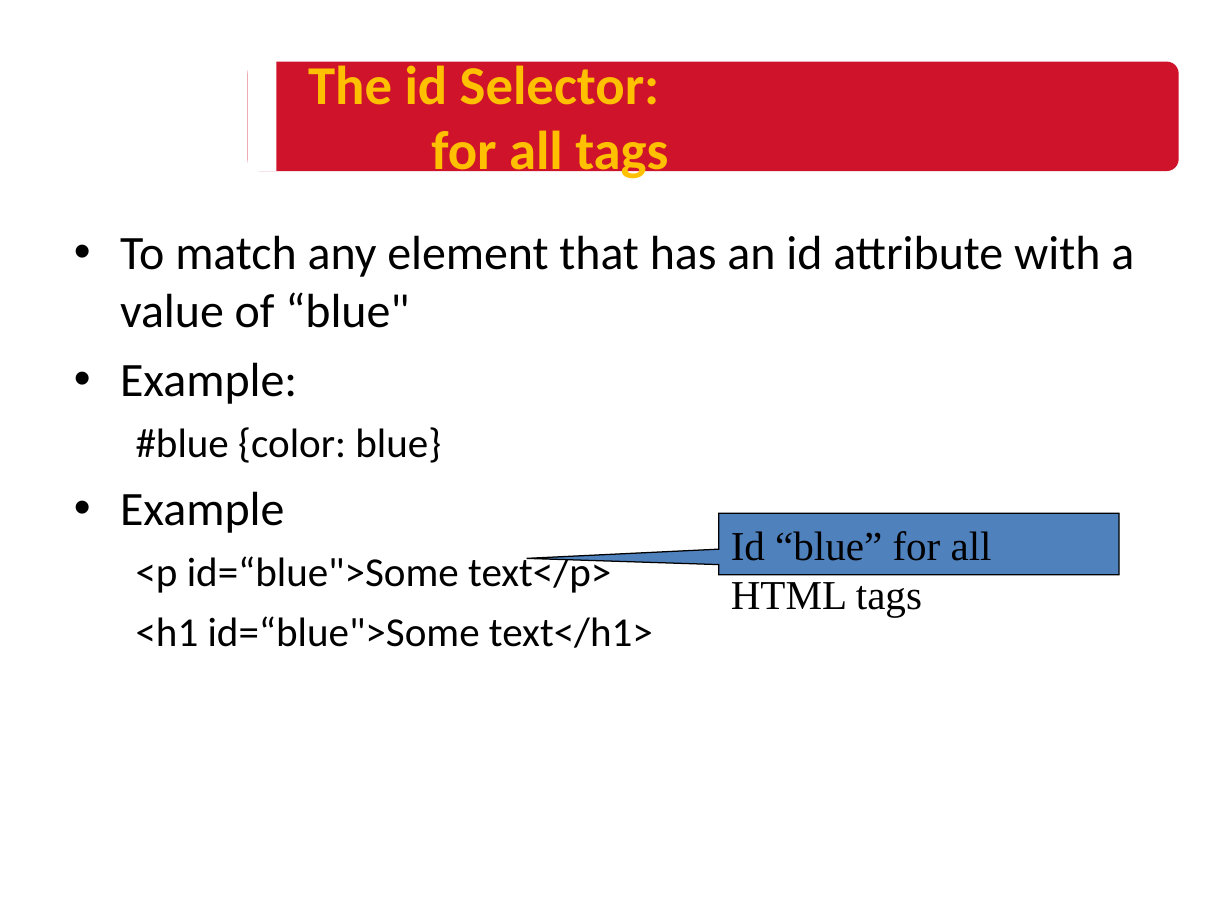
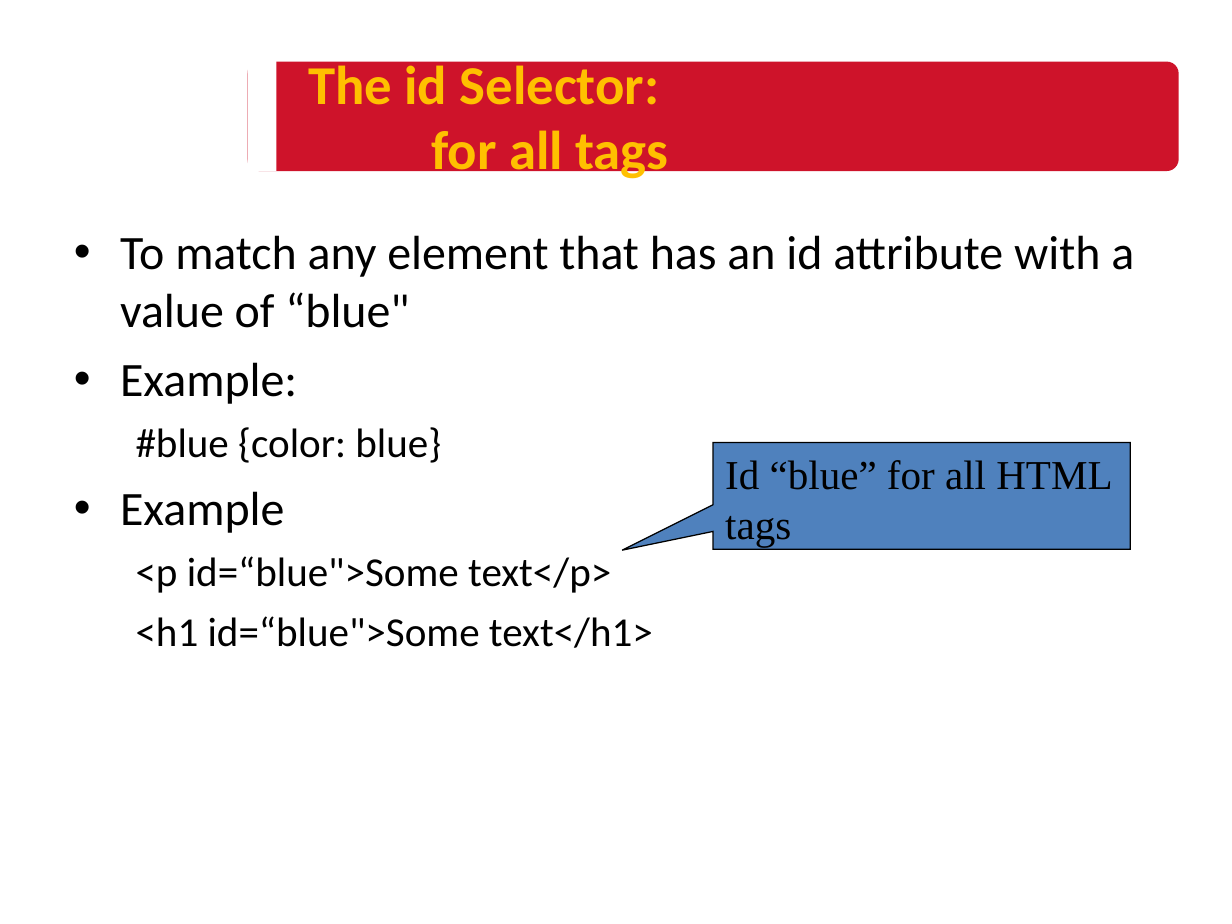
Before and after one commit to HUANGXUANKUN/Personal-Blog, a slide deck: slide 20 of NUS WPA - Copy/Lesson3/lesson3 Slide.ppt. Drawn at 1232x924 pixels with LibreOffice and Linux fonts; fonts in the diff are those of the drawing; background and template pictures are left out. Boxes give left, top, right and bottom in pixels: in the first picture for what was removed or moved away, otherwise in the second. Text is boxed around its words. In the diff, an @@ line names an element or a change of style, - is before the commit and + after.

```diff
--- a/NUS WPA - Copy/Lesson3/lesson3 Slide.ppt
+++ b/NUS WPA - Copy/Lesson3/lesson3 Slide.ppt
@@ speech box "Id “blue” for all HTML ..." resized from (x1=718, y1=514, x2=1119, y2=575) to (x1=713, y1=442, x2=1131, y2=549) @@
@@ speech box "Id “blue” for all HTML ..." at (x1=713, y1=442, x2=1131, y2=549): proportions changed @@
```
Also in this commit, not shown: 6 other slides changed, 5 slides added, 10 other files.
